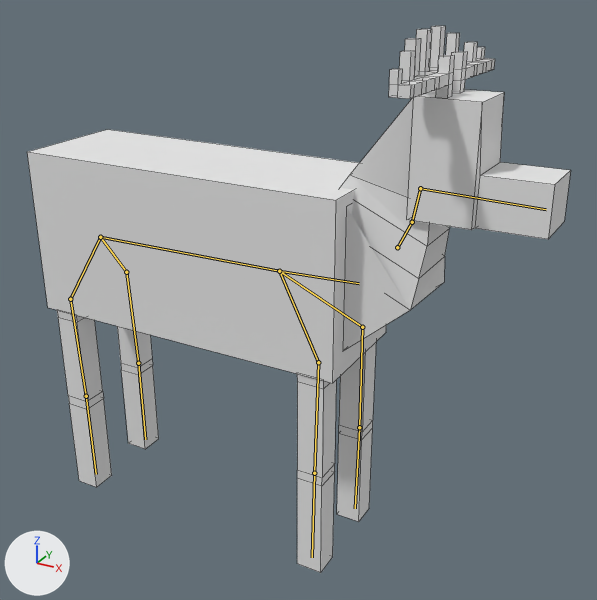
The Blender file animal_deer/models/deer_m.blend, before and after one commit.
Both versions are drawn from a 50 mm lens placed at (17.9, -25.3, 11.7), pointed at (3.8, 0.5, -1.1). The lights are fixed; the arrows at lower left show +X, +Y and +Z. Both versions are drawn at frame 30 of the action 'ArmatureAction'; the numbers are the values there. The bones that bend it are drawn over the model as lines. Mesh edges are drawn as thin lines.
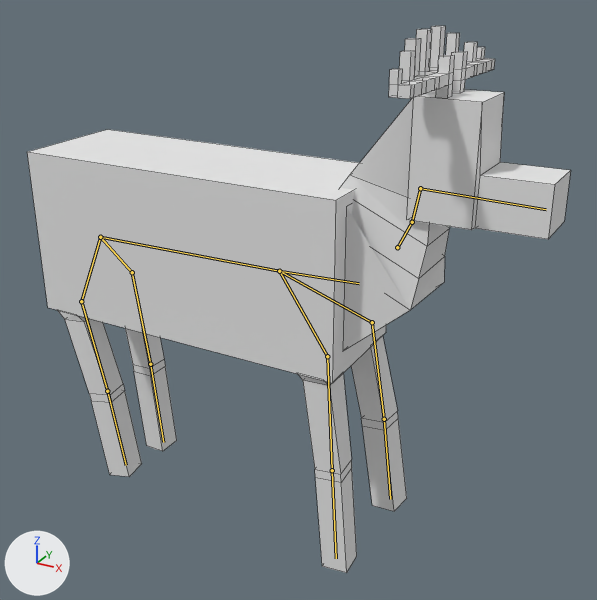
Edits to the bpy script that builds the scene:
```text
Change bone_shoulder_front_r:
    where bone_shoulder_front_r = bpy.data.objects['Armature'].pose.bones['shoulder_front.R']  # child of 'body'
    bone_shoulder_front_r.rotation_quaternion: (1.0, 0.0, 0.0, 0.0) -> (1.0, 0.0, 0.0, 0.05)  # degrees (0, 0, 0) -> degrees (0, 0, 6)
Change bone_shoulder_front_l:
    where bone_shoulder_front_l = bpy.data.objects['Armature'].pose.bones['shoulder_front.L']  # child of 'body'
    bone_shoulder_front_l.rotation_quaternion: (1.0, 0.0, 0.0, 0.0) -> (1.0, 0.0, 0.0, 0.1)  # degrees (0, 0, 0) -> degrees (0, 0, 11)
Change bone_leg_upper_front_l:
    where bone_leg_upper_front_l = bpy.data.objects['Armature'].pose.bones['leg_upper_front.L']  # child of 'shoulder_front.L'
    bone_leg_upper_front_l.scale: (1.0, 1.0, 1.0) -> (1.0, 0.9, 1.0)
Change bone_shoulder_back_l:
    where bone_shoulder_back_l = bpy.data.objects['Armature'].pose.bones['shoulder_back.L']  # child of 'body'
    bone_shoulder_back_l.rotation_quaternion: (1.0, 0.0, 0.0, 0.0) -> (1.0, 0.0, 0.0, 0.05)  # degrees (0, 0, 0) -> degrees (0, 0, 6)
Change bone_schoulder_back_r:
    where bone_schoulder_back_r = bpy.data.objects['Armature'].pose.bones['schoulder_back.R']  # child of 'body'
    bone_schoulder_back_r.rotation_quaternion: (1.0, 0.0, 0.0, 0.0) -> (1.0, 0.0, 0.0, 0.1)  # degrees (0, 0, 0) -> degrees (0, 0, 11)
Change bone_leg_upper_back_r:
    where bone_leg_upper_back_r = bpy.data.objects['Armature'].pose.bones['leg_upper_back.R']  # child of 'schoulder_back.R'
    bone_leg_upper_back_r.scale: (1.0, 1.0, 1.0) -> (1.0, 0.9, 1.0)
```

Changed parts and their boxes (x1, y1, x2, y2) in the pictures (597 x 600 px):
'Cube', posed
    both: (27, 26, 571, 573)
bone 'shoulder_front.R', root to tip
    before: (279, 271) to (318, 362)
    after: (279, 271) to (327, 356)
bone 'shoulder_front.L', root to tip
    before: (279, 271) to (362, 327)
    after: (279, 271) to (372, 322)
bone 'leg_upper_front.L', root to tip
    before: (362, 327) to (359, 427)
    after: (372, 322) to (384, 419)
bone 'shoulder_back.L', root to tip
    before: (100, 237) to (126, 272)
    after: (100, 237) to (132, 272)
bone 'schoulder_back.R', root to tip
    before: (100, 237) to (70, 299)
    after: (100, 237) to (81, 301)
bone 'leg_upper_back.R', root to tip
    before: (70, 299) to (86, 396)
    after: (81, 301) to (107, 391)
